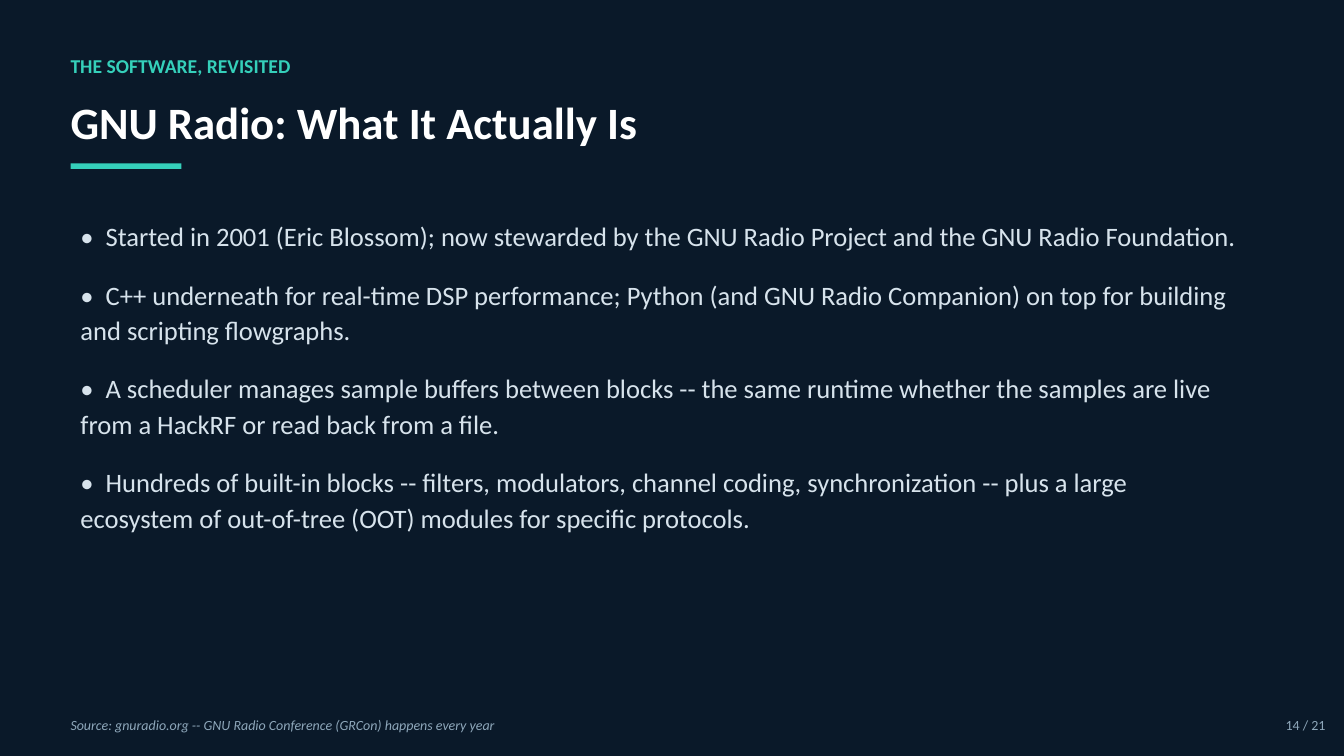
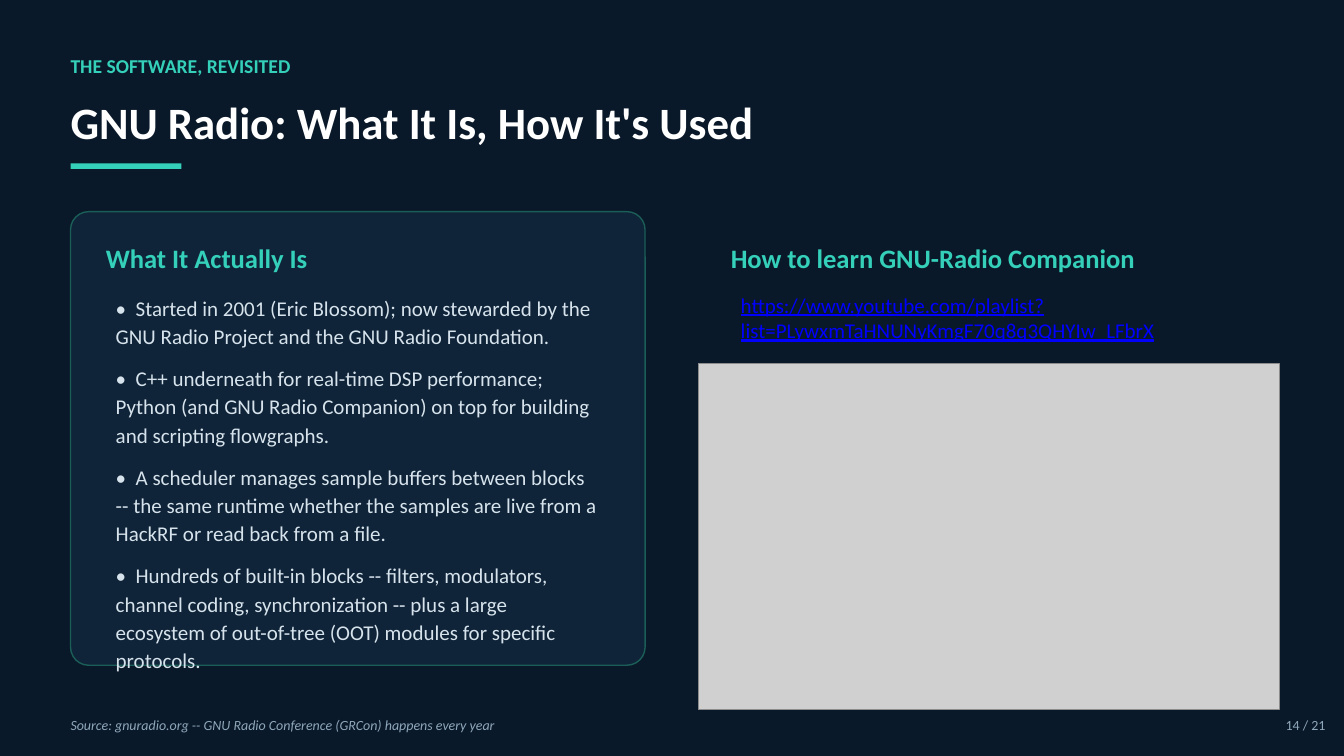
Before and after one commit to W5TSU/SDR-Demo, a slide deck: slide 15 of slides/SDR_Demo.pptx. Drawn at 1344x756 pixels with LibreOffice and Linux fonts; fonts in the diff are those of the drawing; grey boxes stand for pictures. Boxes give left, top, right and bottom in pixels: in the first picture for what was removed or moved away, otherwise in the second. Text is boxed around its words. In the diff, an @@ line names an element or a change of style, - is before the commit and + after.

```diff
--- a/slides/SDR_Demo.pptx
+++ b/slides/SDR_Demo.pptx
@@ text at box(71, 107, 753, 145): text changed @@
-GNU Radio: What It Actually Is
+GNU Radio: What It Is, How It's Used
@@ rounded rectangle added at box(71, 212, 645, 665), fill #0F2438, outline #1B5E58 1 pt @@
@@ text added at box(106, 249, 308, 272), 19 pt, text #35D0BA, bold @@
+What It Actually Is
@@ text added at box(731, 249, 1134, 272), 19 pt, text #35D0BA, bold @@
+How to learn GNU-Radio Companion
@@ text "• Started in 2001 (Eric ...": place and size @@
-text "• Started in 2001 (Eric ..." at box(80, 226, 1236, 533)
+text "• Started in 2001 (Eric ..." at box(116, 301, 596, 644)
@@ text "• Started in 2001 (Eric ..." at box(116, 301, 596, 644): size 19 to 15 pt; less space between paragraphs @@
@@ text added at box(741, 298, 1154, 342), 15 pt, text #0000FF, underline @@
+https://www.youtube.com/playlist?list=PLywxmTaHNUNyKmgF70q8q3QHYIw_LFbrX
@@ picture added at box(699, 364, 1279, 710) @@
```
Also in this commit, not shown: 1 slide added, 1 slide removed, 3 other files.
